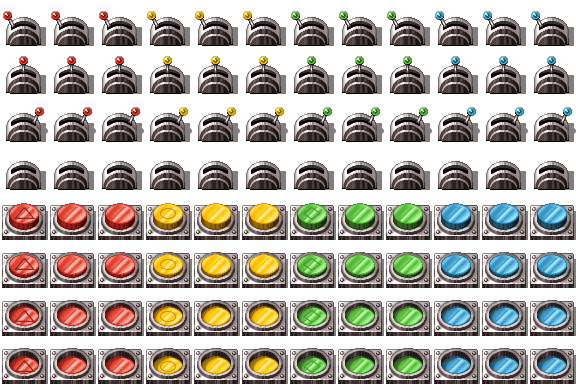
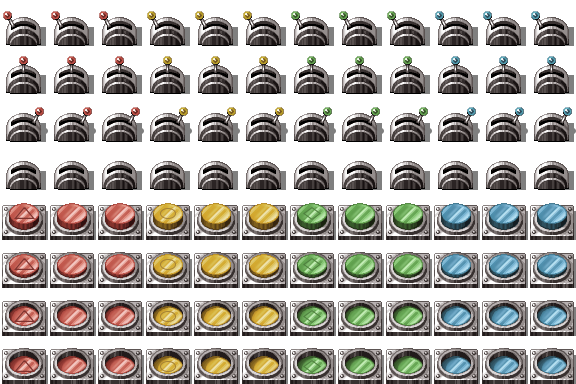
The second 576 x 384 image is a revision of the first. Changes to its layers:
pixels changed over [2, 11, 574, 384] (layer not identified)
